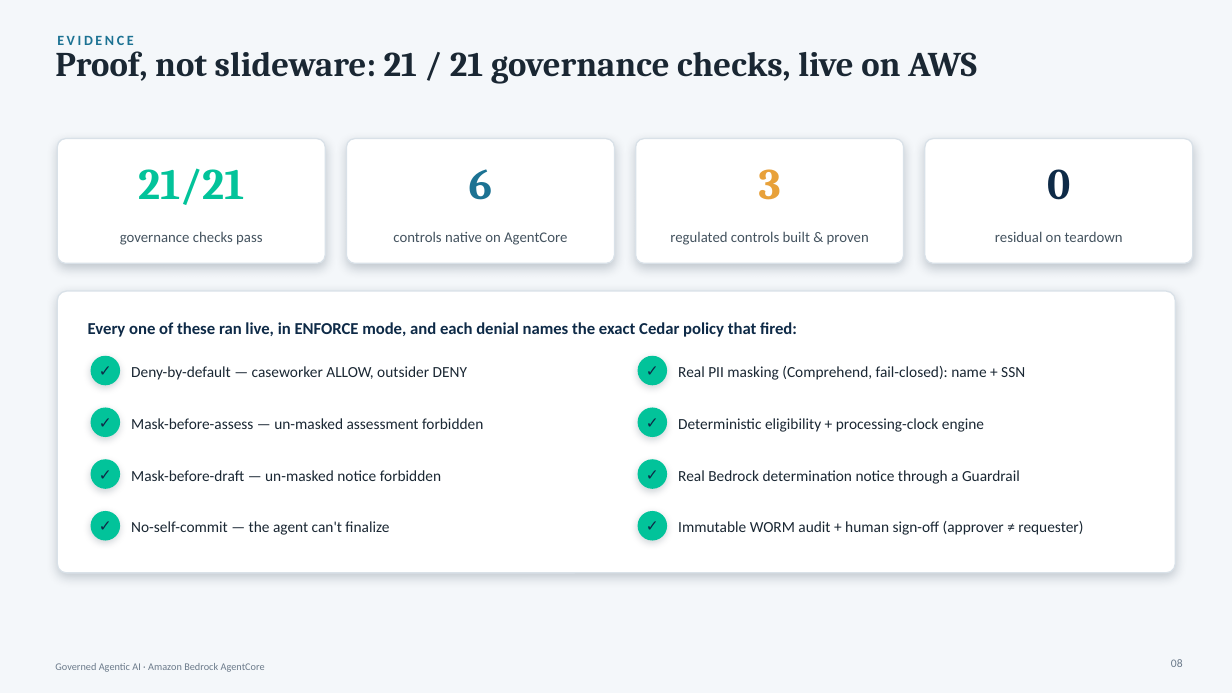
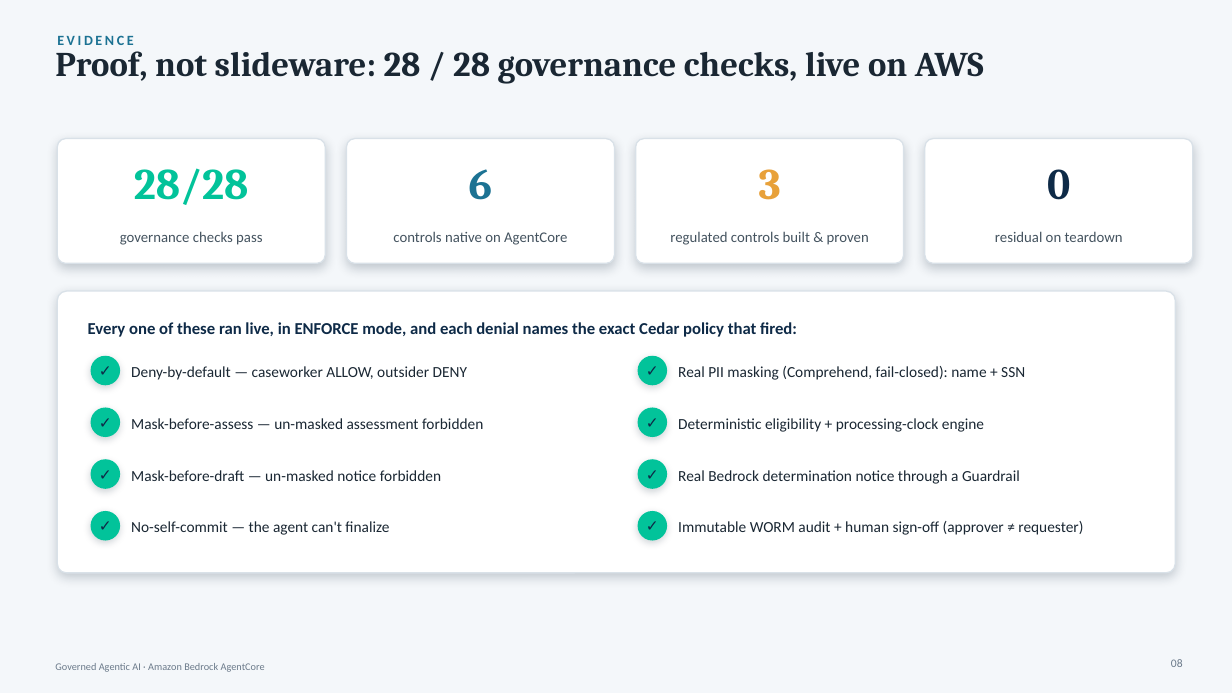
Before and after one commit to virtualryder/benefits_eligibility_agent, a slide deck: slide 8 of docs/Benefits-AgentCore-Leadership.pptx. Drawn at 1232x693 pixels with LibreOffice and Linux fonts; fonts in the diff are those of the drawing. Boxes give left, top, right and bottom in pixels: in the first picture for what was removed or moved away, otherwise in the second. Text is boxed around its words. In the diff, an @@ line names an element or a change of style, - is before the commit and + after.

Commit message:
docs: refresh suite for 28-check demo, authoritative 2026 HHS FPL, step-two workflows (redetermine/overpayment/refer_fraud); fold no-space-path, cmd.exe detached-launch, and stop-orphaned-sign-off-executions lessons into the SA runbook + maintenance

```diff
--- a/docs/Benefits-AgentCore-Leadership.pptx
+++ b/docs/Benefits-AgentCore-Leadership.pptx
@@ text at bbox=[55, 44, 984, 84]: text changed @@
-Proof, not slideware: 21 / 21 governance checks, live on AWS
+Proof, not slideware: 28 / 28 governance checks, live on AWS
@@ text at bbox=[134, 168, 249, 205]: text changed @@
-21/21
+28/28
```
Also in this commit, not shown: 2 other slides changed, 8 other files.
